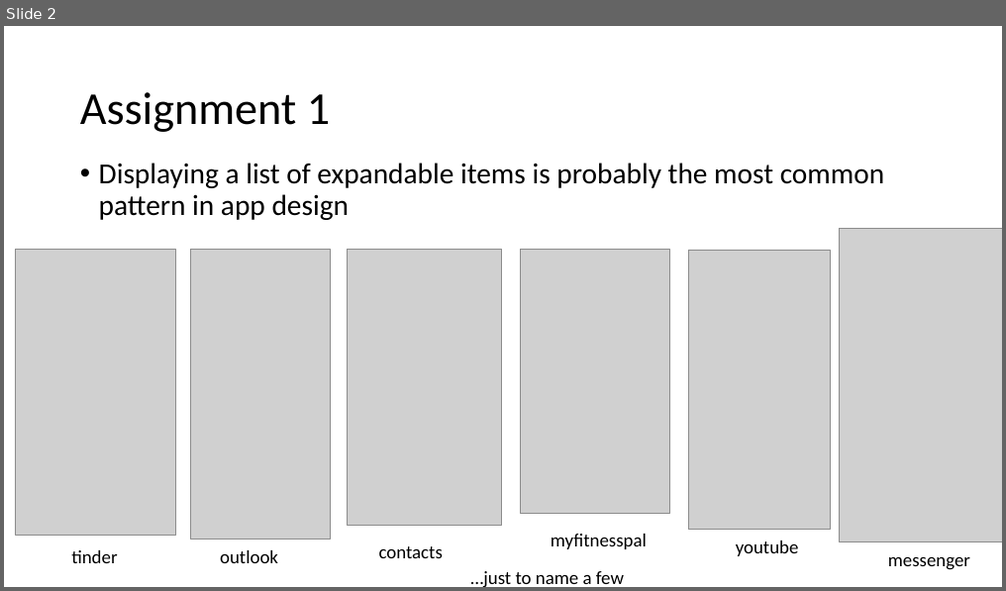
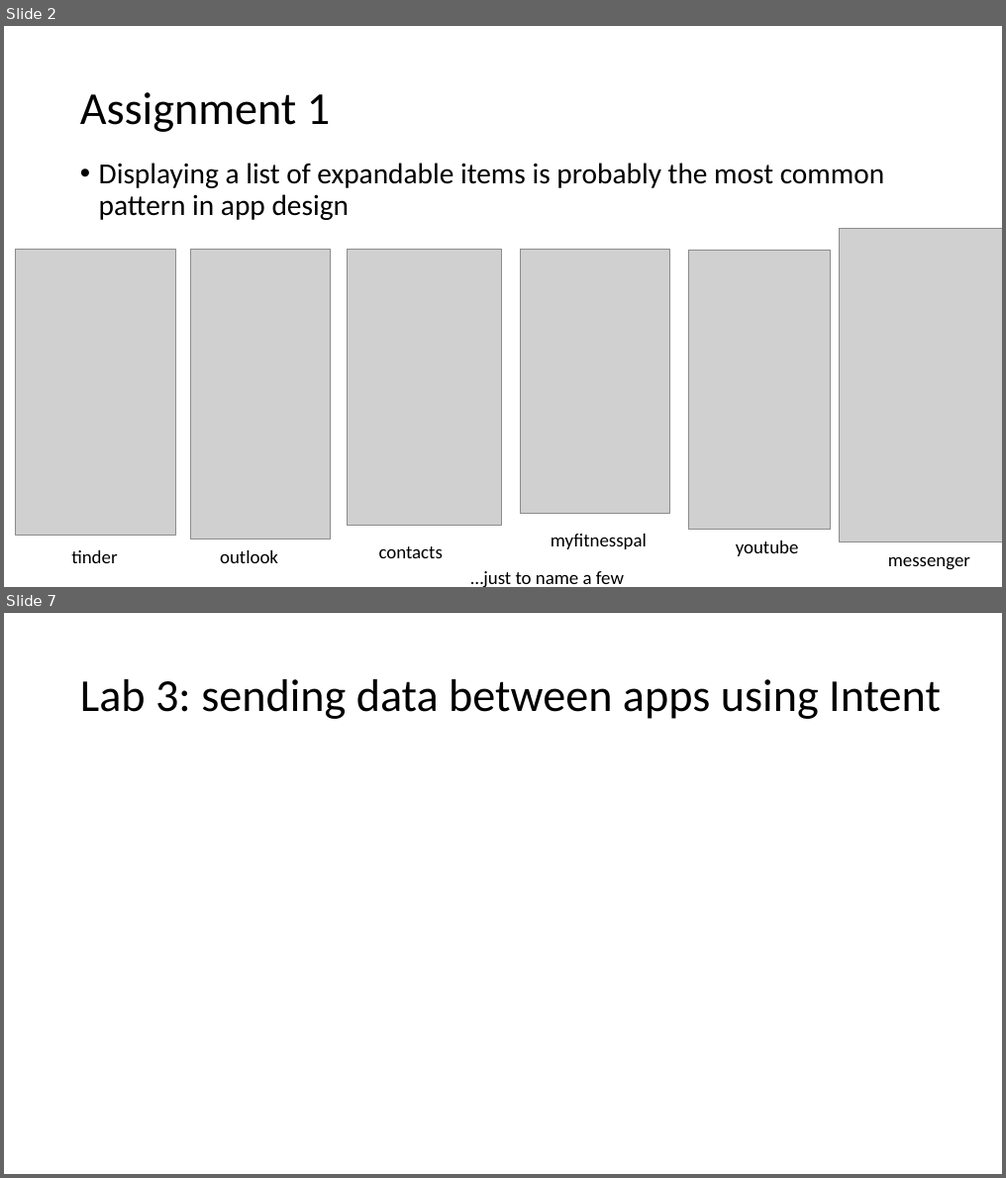
Before and after one commit to russellu/cs230, a slide deck: Lecture_05.pptx. Shown one above the other, each under a label of ours: slide 2 before the commit, slides 2 and 7 after it; the slides between them are not shown. The pictures are 1006x591 and 1006x1178 pixels, drawn with LibreOffice and Linux fonts; fonts in the diff are those of the drawing; grey boxes stand for pictures. Boxes give left, top, right and bottom in pixels: in the first picture for what was removed or moved away, otherwise in the second. Text is boxed around its words. In the diff, an @@ line names an element or a change of style, - is before the commit and + after.

```diff
--- a/Lecture_05.pptx
+++ b/Lecture_05.pptx
@@ slide 7 added at <box>4,613,1002,1174</box>, background #FFFFFF @@
@@ title added at <box>80,679,941,719</box>, 44 pt, text #000000 @@
+Lab 3: sending data between apps using Intent
```
Also in this commit, not shown: 1 slide changed, 3 other slides added.
